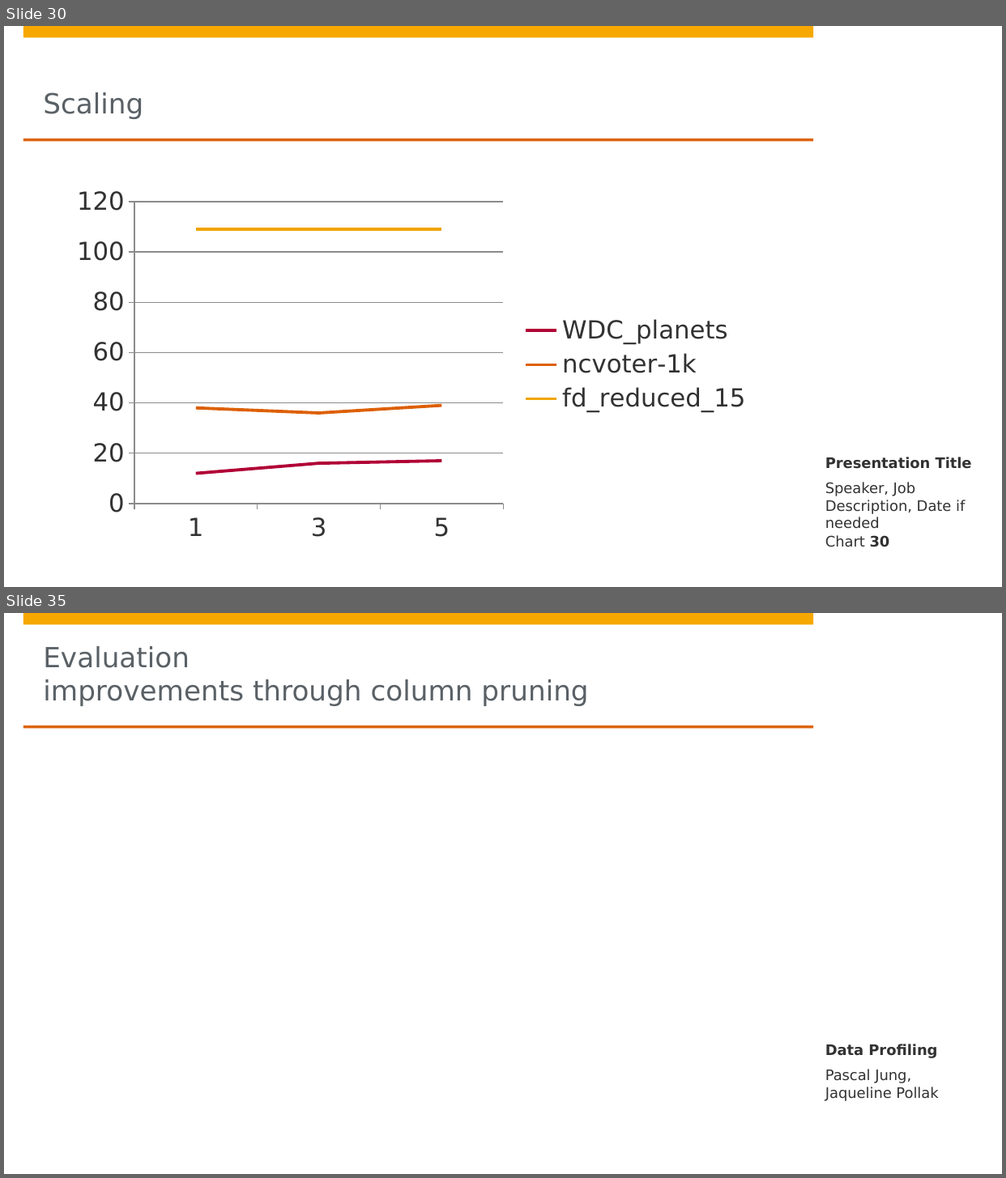
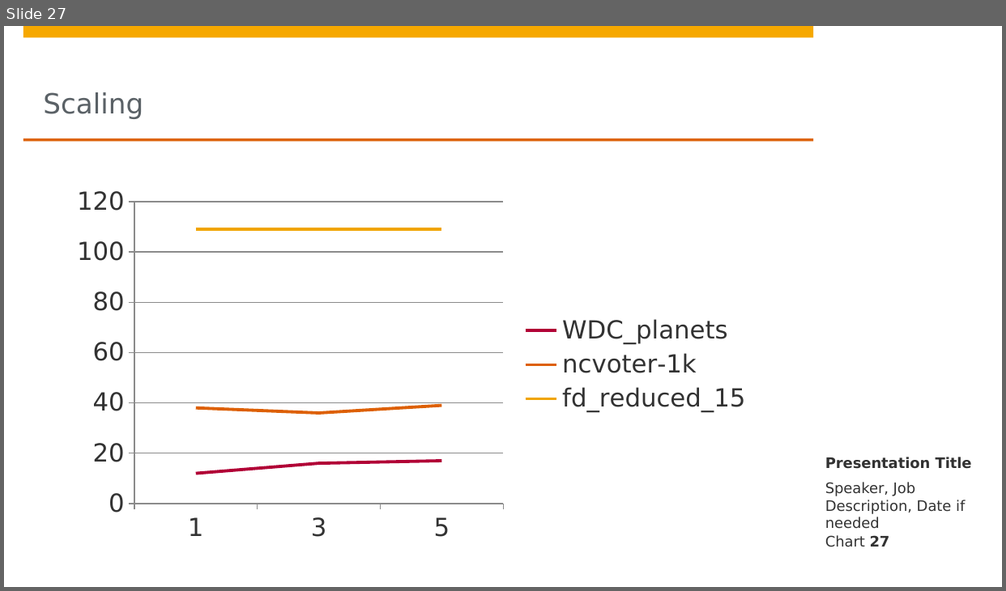
Before and after one commit to DBDA15/data-profiling, a slide deck: presentation.pptx. Shown one above the other, each under a label of ours: slides 30 and 35 before the commit, slide 27 after it; the slides between them are not shown. The pictures are 1006x1178 and 1006x591 pixels, drawn with LibreOffice and Linux fonts; fonts in the diff are those of the drawing; background and template pictures are left out. Boxes give left, top, right and bottom in pixels: in the first picture for what was removed or moved away, otherwise in the second. Text is boxed around its words. In the diff, an @@ line names an element or a change of style, - is before the commit and + after.

```diff
--- a/presentation.pptx
+++ b/presentation.pptx
@@ slide 35 removed at bbox=[4, 613, 1002, 1174], background #FFFFFF; not listed: 4 template elements that a slide beside it also shows @@
@@ title removed at bbox=[43, 646, 588, 706] @@
-Evaluation
-improvements through column pruning
@@ text removed at bbox=[825, 1044, 937, 1059] @@
-Data Profiling
@@ text removed at bbox=[825, 1069, 938, 1101] @@
-Pascal Jung,
-Jaqueline Pollak
@@ what was slide 30 is now slide 27 @@
@@ page number at bbox=[825, 535, 890, 548]: text changed @@
-Chart 30
+Chart 27
```
Also in this commit, not shown: 8 slides changed, 7 other slides removed.
